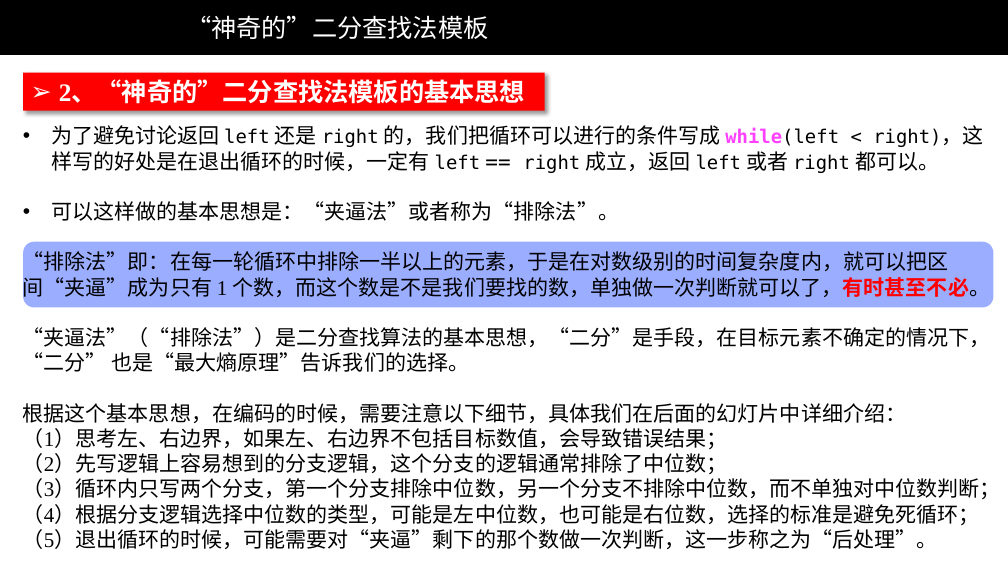
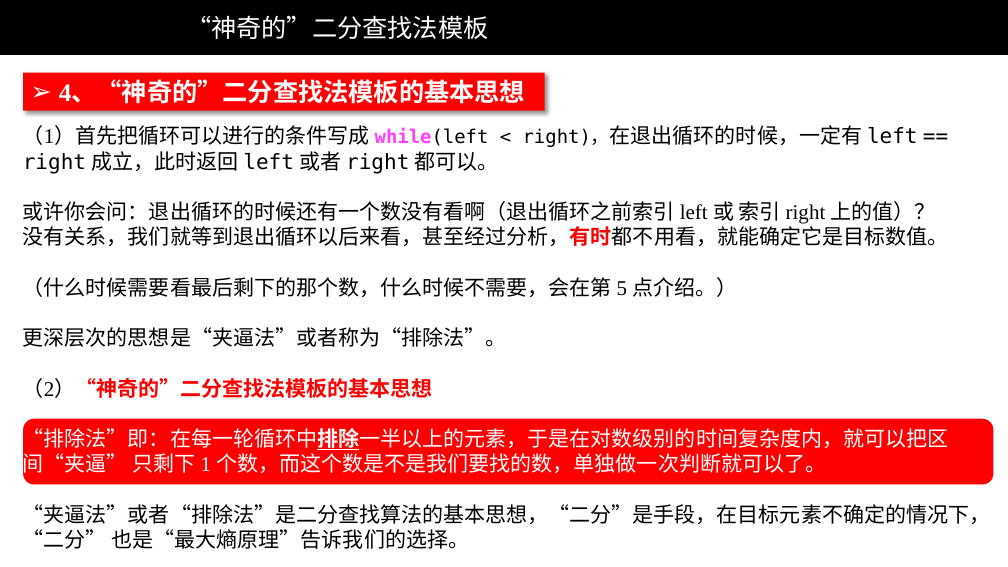
Before and after one commit to liweiwei1419/LeetCode-Solution-PPT, a slide deck: slide 5 of others/“神奇的”二分查找法模板-1（文字）.pptx (slide 2 before the commit). Drawn at 1008x567 pixels with LibreOffice and Linux fonts; fonts in the diff are those of the drawing; background and template pictures are left out. Boxes give left, top, right and bottom in pixels: in the first picture for what was removed or moved away, otherwise in the second. Text is boxed around its words. In the diff, an @@ line names an element or a change of style, - is before the commit and + after.

Commit message:
添加了神奇的二分查找法 PPT。

```diff
--- a/others/“神奇的”二分查找法模板-1（文字）.pptx
+++ b/others/“神奇的”二分查找法模板-1（文字）.pptx
@@ text in rectangle at [59, 81, 525, 104]: text changed @@
-➢ 2、“神奇的”二分查找法模板的基本思想
+➢ 4、“神奇的”二分查找法模板的基本思想
@@ text at [23, 125, 991, 549]: text changed @@
-• 为了避免讨论返回 left 还是 right 的，我们把循环可以进行的条件写成 while(left < right)，这样写的好处是在退出循环的时候，一定有 left == right 成立，返回 left 或者 right 都可以。
-• 可以这样做的基本思想是：“夹逼法”或者称为“排除法”。
-“排除法”即：在每一轮循环中排除一半以上的元素，于是在对数级别的时间复杂度内，就可以把区间“夹逼”成为只有 1 个数，而这个数是不是我们要找的数，单独做一次判断就可以了，有时甚至不必。
-“夹逼法”（“排除法”）是二分查找算法的基本思想，“二分”是手段，在目标元素不确定的情况下，“二分” 也是“最大熵原理”告诉我们的选择。
-根据这个基本思想，在编码的时候，需要注意以下细节，具体我们在后面的幻灯片中详细介绍：
-（1）思考左、右边界，如果左、右边界不包括目标数值，会导致错误结果；
-（2）先写逻辑上容易想到的分支逻辑，这个分支的逻辑通常排除了中位数；
-（3）循环内只写两个分支，第一个分支排除中位数，另一个分支不排除中位数，而不单独对中位数判断；
-（4）根据分支逻辑选择中位数的类型，可能是左中位数，也可能是右位数，选择的标准是避免死循环；
-（5）退出循环的时候，可能需要对“夹逼”剩下的那个数做一次判断，这一步称之为“后处理”。
+（1）首先把循环可以进行的条件写成 while(left < right)，在退出循环的时候，一定有 left == right 成立，此时返回 left 或者 right 都可以。
+或许你会问：退出循环的时候还有一个数没有看啊（退出循环之前索引 left 或 索引 right 上的值）？
+没有关系，我们就等到退出循环以后来看，甚至经过分析，有时都不用看，就能确定它是目标数值。
+（什么时候需要看最后剩下的那个数，什么时候不需要，会在第 5 点介绍。）
+更深层次的思想是“夹逼法”或者称为“排除法”。
+（2）“神奇的”二分查找法模板的基本思想
+“排除法”即：在每一轮循环中排除一半以上的元素，于是在对数级别的时间复杂度内，就可以把区间“夹逼” 只剩下 1 个数，而这个数是不是我们要找的数，单独做一次判断就可以了。
+“夹逼法”或者“排除法”是二分查找算法的基本思想，“二分”是手段，在目标元素不确定的情况下，“二分” 也是“最大熵原理”告诉我们的选择。
@@ rounded rectangle: place and size @@
-rounded rectangle at [23, 242, 994, 308]
+rounded rectangle at [23, 419, 994, 485]
@@ rounded rectangle at [23, 419, 994, 485]: fill #0432FF at 40% opacity to #FF0000 @@
```
Also in this commit, not shown: 8 other slides changed, 5 slides added, 1 other file.
